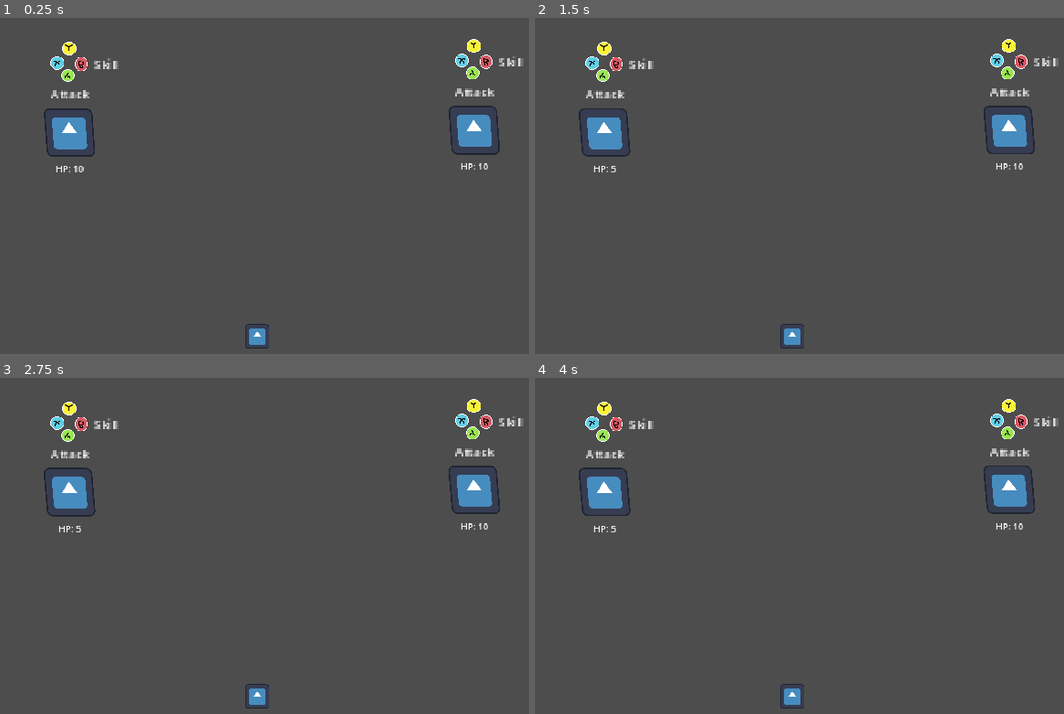
Above: before the commit, frames 1-4 (two rows, left to right).
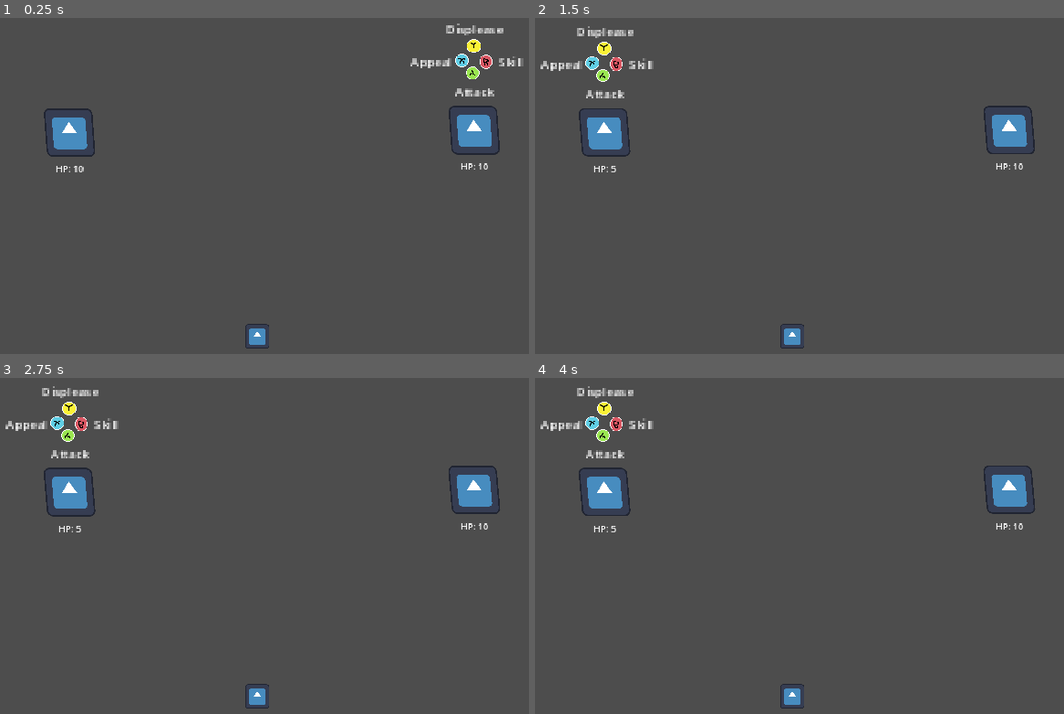
Above: after the commit, the same moments.

Repository: hyperdriveguy/eivbos
Game: Godot game, scene res://battle/battle.tscn
Two runs of this game, one before a commit and one after it. Both use one fixed random seed, a clock stepped at 60 frames per second and the inputs below. The engine's default icon, where the game draws it, is replaced by a stand-in: a white triangle on a blue panel in a dark square.
Inputs:
- Up to frame 1 (0.25 s): no input
- Up to frame 2 (1.5 s): hold D (move_right) 0.53-1.28 s; tap A (attack_battle) at 0.6, 1.35 s; tap Enter at 1.25 s; hold S (move_down) from 1.28 s (still down)
- Up to frame 3 (2.75 s): release S (move_down) at 2.03 s; hold D (move_right) from 2.03 s (still down); tap Space (join) at 2.1 s; tap A (attack_battle) at 2.3 s
- Up to frame 4 (4 s): tap Space (join) at 2.75 s; release D (move_right) at 2.78 s; hold W (move_up) 2.78-3.53 s; tap A (attack_battle) at 2.85, 3.6 s; tap Enter at 3.5 s; hold S (move_down) from 3.53 s (still down)

The runs differ from the first frame. In frame 1, 0.8% of the frame differs, in the area x 9-96%, y 1-24%; in frame 2, 0.8%, in the area x 1-99%, y 2-24%; in frame 3, 0.8%; in frame 4, 0.8%.
Error in both runs: Assertion failed: Device 0 has no actions. Maybe the joypad is disconnected. (res://addons/multiplayer_input/multiplayer_input.gd:159)

Commit message:
Show button hint on turn

Diff:
--- a/battle/player_battler/player_battler.gd
+++ b/battle/player_battler/player_battler.gd
@@ -32,10 +32,18 @@
 func _process(_delta: float) -> void:
 	if is_turn:
 		if input.is_action_just_pressed("attack_battle"):
-			is_turn = false
 			send_attack.emit(temporary_stats.strength)
 			Input.start_joy_vibration(player_input_id,0.3,.1,.13)
-			turn_finished.emit()
+			end_turn()
 
 func _refresh_labels():
 	hp_label.text = "HP: " + str(temporary_stats.health)
+
+func start_turn():
+	is_turn = true
+	$ActionIndicator.visible = true
+
+func end_turn():
+	$ActionIndicator.visible = false
+	is_turn = false
+	turn_finished.emit()
--- a/battle/player_battler/player_battler.tscn
+++ b/battle/player_battler/player_battler.tscn
@@ -164,6 +164,8 @@
 
 [sub_resource type="LabelSettings" id="LabelSettings_duvr4"]
 
+[sub_resource type="LabelSettings" id="LabelSettings_b1dte"]
+
 [node name="PlayerBattler" type="Node2D"]
 script = ExtResource("1_yrk1p")
 
@@ -188,12 +190,13 @@
 vertical_alignment = 1
 
 [node name="ActionIndicator" type="Node2D" parent="."]
+visible = false
 position = Vector2(2, -186)
 scale = Vector2(2, 2)
 
 [node name="AnimatedSprite2D" type="AnimatedSprite2D" parent="ActionIndicator"]
 sprite_frames = SubResource("SpriteFrames_b2sj3")
-frame_progress = 0.84343
+frame_progress = 0.760763
 
 [node name="AttackLabel" type="Label" parent="ActionIndicator"]
 offset_left = -26.5
@@ -213,7 +216,17 @@
 label_settings = SubResource("LabelSettings_duvr4")
 
 [node name="Label" type="Label" parent="ActionIndicator"]
-offset_left = 30.5
+offset_left = -85.5
 offset_top = -10.5
-offset_right = 70.5
+offset_right = -31.5
 offset_bottom = 12.5
+text = "Appeal"
+label_settings = SubResource("LabelSettings_b1dte")
+horizontal_alignment = 2
+
+[node name="Label2" type="Label" parent="ActionIndicator"]
+offset_left = -38.0
+offset_top = -53.5
+offset_right = 36.0
+offset_bottom = -30.5
+text = "Displease"
--- a/battle/sync_turn_manager.gd
+++ b/battle/sync_turn_manager.gd
@@ -16,9 +16,9 @@
 	print('1: ', _battler1.temporary_stats.speed)
 	if _battler1.temporary_stats.speed > _battler0.temporary_stats.speed:
 		move_child(_battler1, 0)
-		_battler1.is_turn = true
+		_battler1.start_turn()
 	else:
-		_battler0.is_turn = true
+		_battler0.start_turn()
 
 # Called every frame. 'delta' is the elapsed time since the previous frame.
 func _process(delta: float) -> void:
@@ -31,7 +31,7 @@
 	print("cur_turn: ", cur_turn)
 	var cur_battler = get_child(cur_turn)
 	print(cur_battler)
-	cur_battler.is_turn = true
+	cur_battler.start_turn()
 
 func _battler0_sent_attack(damage: int):
 	print("0 hit 1 for ", damage)
Not shown: 1 places in battle/player_battler/player_battler.tscn that only renumber resources
